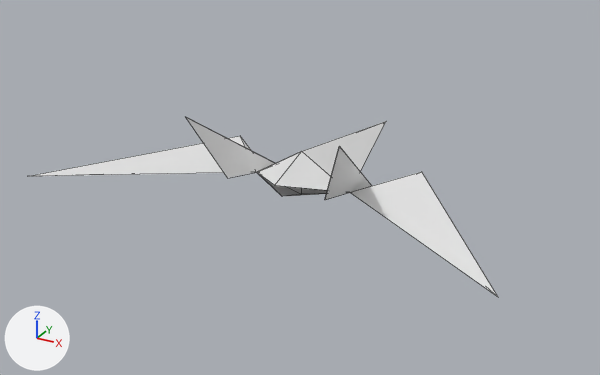
The OBJ model data/Arwing/arwing.obj, before and after one commit.
The view is the same before and after, from a 50 mm camera at (13.84, -25.3, 12.41) aimed at (0.19, -0.48, 0.0). Lighting does not change. The marker at lower left points along +X, +Y and +Z. Mesh edges are drawn as thin lines. Materials are left out; every surface is plain grey. Where no turn or scale is listed for an object, it has been applied to the vertices.

The first picture shows 'Arwing_SNES_Vert.001'.
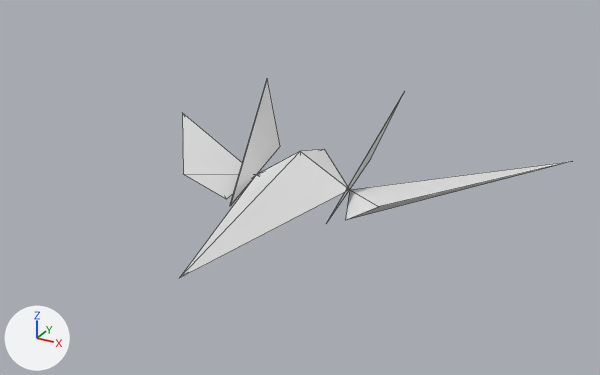
The change, as a list of edits to the scene's bpy script:
```text
Change me_arwing_snes_vert_001:
    used by ob_arwing_snes_vert_001; location = (0.0, 0.0, 0.0)
    remove me_arwing_snes_vert_001.from_pydata(...)  # 39 vertices, 29 faces; spans x -9.0..9.0, y -5.0..8.0, z -0.5..3.0
    add me_arwing_snes_vert_001.from_pydata(...)  # 39 vertices, 29 faces; spans x -9.0..8.8, y -7.9..5.1, z -0.6..3.2
    me_arwing_snes_vert_001 part 1: the loose piece of 3 vertices spanning x 2.0..3.0, y -3.0..2.0, z -0.5..3.0 is rebuilt with 3 vertices and now spans x 1.9..2.8, y -1.9..3.0, z -0.4..3.2
    me_arwing_snes_vert_001 part 2: the loose piece of 3 vertices spanning x 2.0..3.0, y -3.0..2.0, z -0.5..3.0 is rebuilt with 3 vertices and now spans x 1.9..2.8, y -1.9..3.0, z -0.4..3.2
    me_arwing_snes_vert_001 part 3: the loose piece of 3 vertices spanning x -3.0..-2.0, y -3.0..2.0, z -0.5..3.0 is rebuilt with 3 vertices and now spans x -3.2..-1.9, y -2.0..2.9, z -0.6..2.9
    me_arwing_snes_vert_001 part 4
    11 vertices are removed from x -9.0..9.0, y -5.0..8.0, z -0.5..1.2
    25 faces are deleted
    5 vertices move from x -2.0..2.0, y -2.0..0.0, z 0.0..0.6 to x -2.0..2.0, y 0.0..2.0, z -0.1..0.6
    11 vertices are added at x -9.0..8.8, y -7.9..5.1, z -0.6..1.2
    25 new faces join them
```

Boxes [x1, y1, x2, y2] around the edits, measured in the pictures (600 x 375 px; the box of a moved part takes in the faces that stretch with it):
'Arwing_SNES_Vert.001', reshaped (16% narrower, 10% taller): before [32, 117, 498, 297]; after [180, 79, 572, 278]
part 1 of me_arwing_snes_vert_001, rebuilt (58% wider, 135% taller): before [325, 147, 372, 200]; after [328, 95, 403, 221]
part 2 of me_arwing_snes_vert_001, rebuilt: before [325, 146, 340, 198]; after [329, 96, 402, 219]
part 3 of me_arwing_snes_vert_001, rebuilt: before [186, 117, 275, 178]; after [230, 79, 280, 206]
part 4 of me_arwing_snes_vert_001, moved or reshaped: before [32, 121, 498, 297]; after [180, 113, 572, 278]
